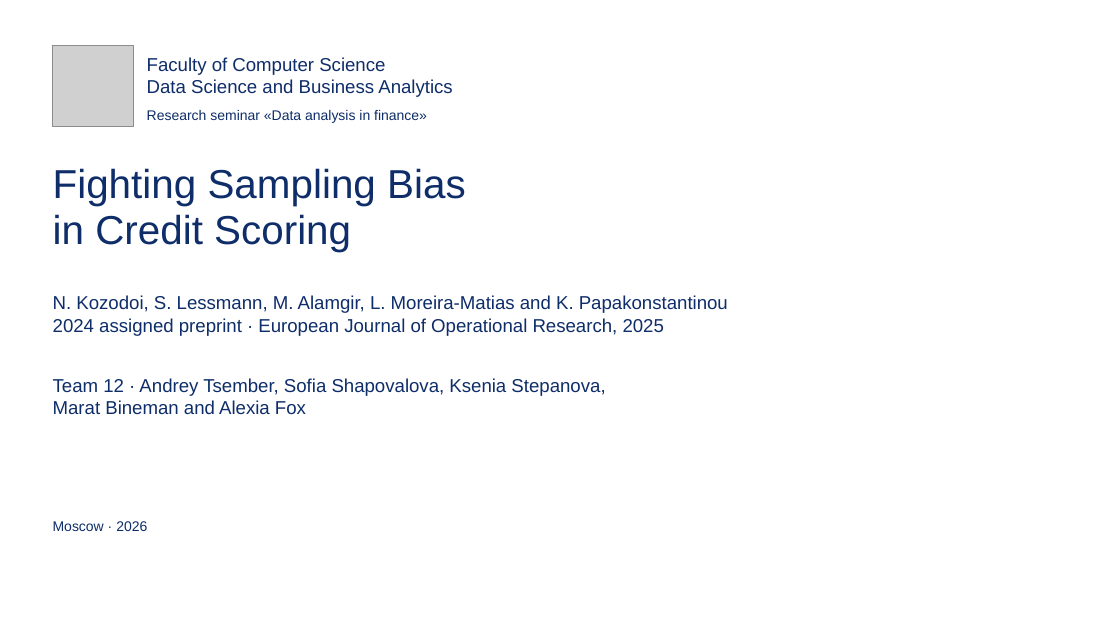
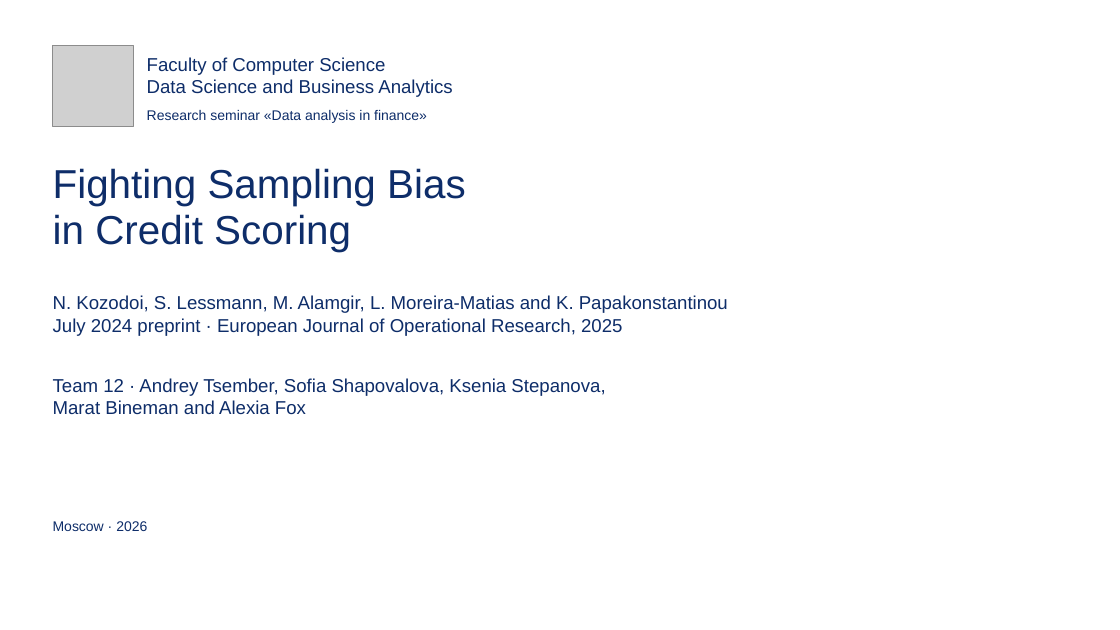
Before and after one commit to bigpurota/paper11, a slide deck: slide 1 of slides/paper11.pptx. Drawn at 1120x630 pixels with LibreOffice and Linux fonts; fonts in the diff are those of the drawing; grey boxes stand for pictures; background and template pictures are left out. Boxes give left, top, right and bottom in pixels: in the first picture for what was removed or moved away, otherwise in the second. Text is boxed around its words. In the diff, an @@ line names an element or a change of style, - is before the commit and + after.

Commit message:
Streamline the research overview and defense materials

```diff
--- a/slides/paper11.pptx
+++ b/slides/paper11.pptx
@@ text at [53,318,622,336]: text changed @@
-2024 assigned preprint · European Journal of Operational Research, 2025
+July 2024 preprint · European Journal of Operational Research, 2025
```
Also in this commit, not shown: 1 other slide changed, 12 other files.
